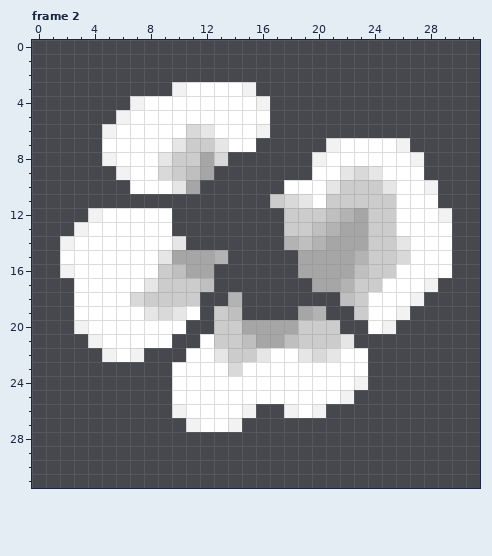
File history of a pixel-art file, Aseprite/CollideEffect.aseprite. Above, as it was before the edit.
32x32 pixels, 6 frames. Shown: frame 2. The old version is drawn lined up with the new one.
New version:
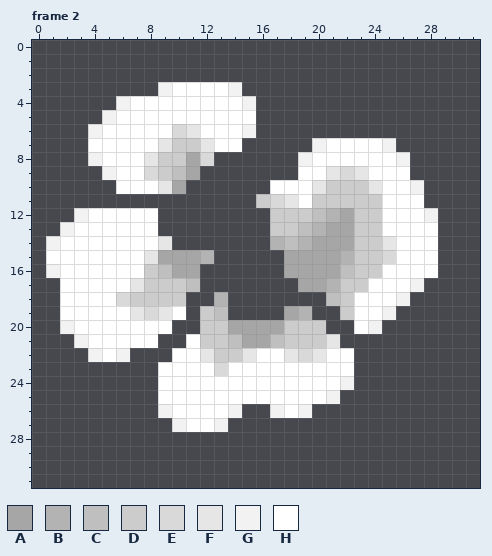
Palette (. is transparent): A #a6a6a6  B #b3b3b3  C #bfbfbf  D #cccccc  E #d9d9d9  F #e6e6e6  G #f2f2f2  H #ffffff
Changes in this commit:
whole drawing moved by -2,+2 (the old picture is shown already moved)
Changed rows in their new state; - is an unchanged pixel.
Frame 2:
first column x 1:
 3 --------GH---G.--------------
 4 -----GH-------G.-------------
 5 ----GH---------.-------------
 6 ---GH----EFH--G.-------------
 7 ---H----FD-FH-.----GH---G.---
 8 ---GH--FD-AE.-----GH-----G.--
 9 ----GH-EDCA.------H-FEFH--.--
10 -----H--FA.-----H--FD--FH-G.-
11 ---------------DEFHD----H--.-
12 --GH----.-------D--CBAD-H--G.
13 -GH-----.-------D-CBA-D-H---.
14 GH------F.------BCBA--D-FH--.
15 H------FA--B.----A---BD-EH--.
16 GH-----DCA-.-----A---CD-H---.
17 -H----FD--C.------A-BD-H--G.-
18 -H---ED---.-B.------CDH--G.--
19 -H----FEFH.DC.---AB.-DH-G.---
20 -GH------.-D-A---D--.-HG.----
21 --GH----.-HD-CA-CD--F.-------
22 ---GHG.--H-FD-FH-FEFH-.------
23 --------H---EH--------.------
24 --------H------------G.------
25 --------H-----------G.-------
26 --------GH---G.-GHG.---------
27 ---------GH-G.---------------
Changed places in both pictures, as pixel boxes (x1, y1, x2, y2):
changed: (46, 82, 452, 432)
